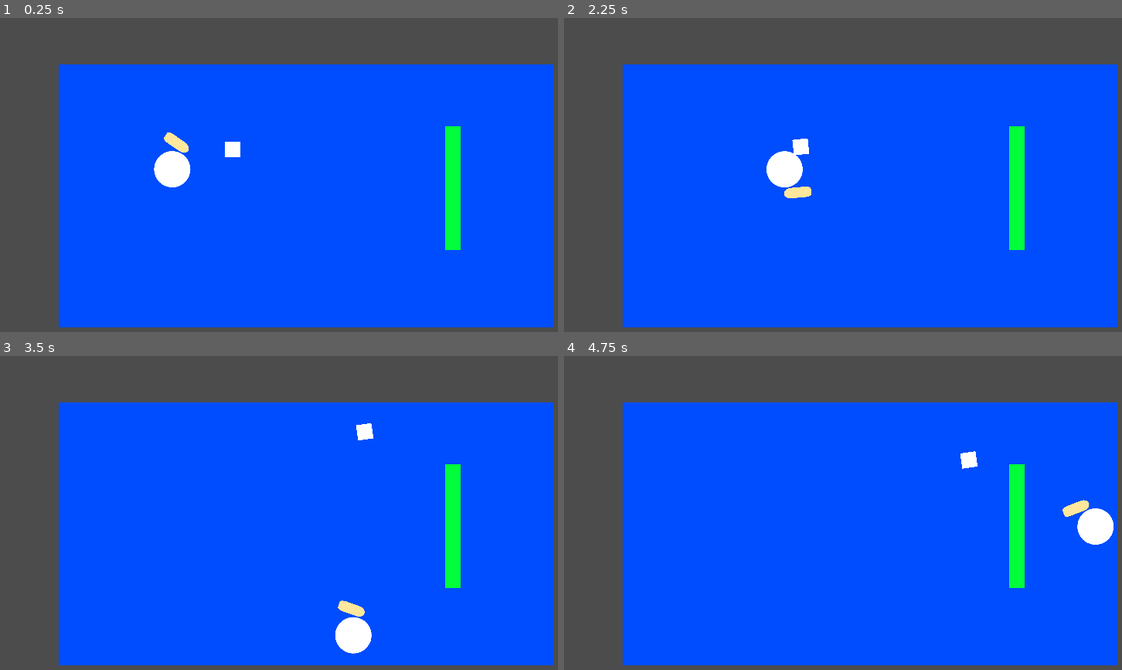
Above: before the commit, frames 1-4 (two rows, left to right).
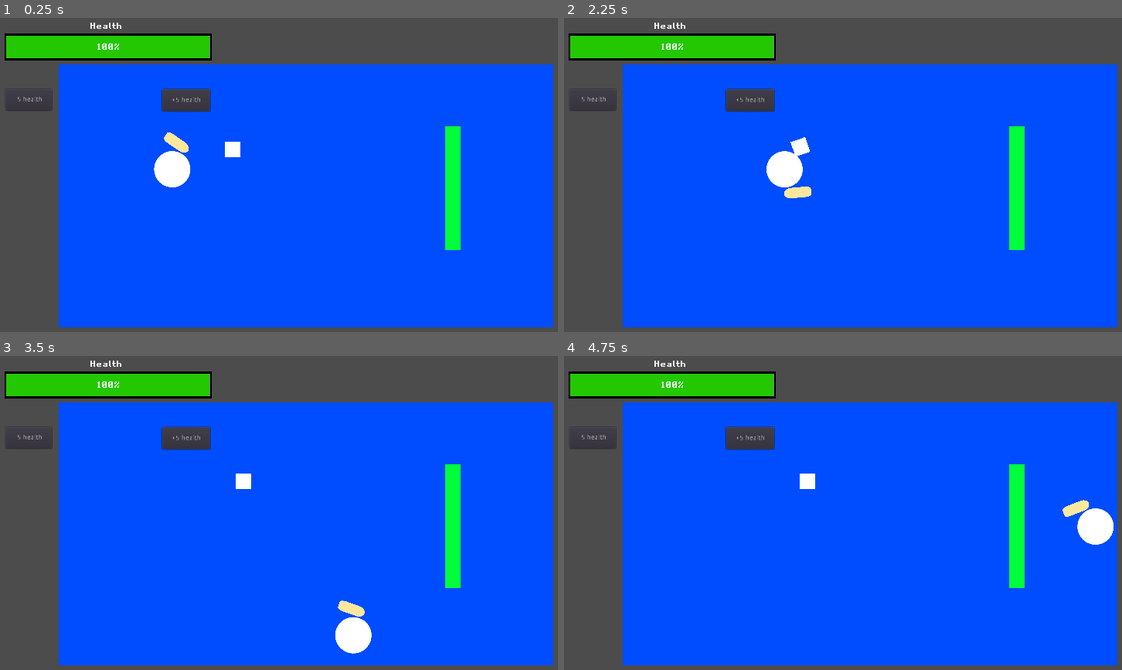
Above: after the commit, the same moments.

Repository: wet-floor/1501-final-project
Game: Godot game, scene res://testing/chloe/object_collisions_test.tscn
The game is run twice, just before and just after one commit, with the same random seed, the same clock (stepped at 60 frames per second) and the same inputs. This scene is started directly instead of the project's main scene.
Inputs (mouse positions are in pixels of both pictures, inside the frame that each line leads up to):
- Up to frame 1 (0.25 s): no input
- Up to frame 2 (2.25 s): click (591, 99) at 0.5 s, where only the run after the commit has a clickable "-5 health"; click (748, 99) at 1.25 s, where only the run after the commit has a clickable "+5 health"; tap Enter (ui_accept) at 2 s; move the mouse to (1004, 175) at 2.02 s; hold D (player_right) from 2.03 s (still down); tap Mouse wheel up (inv_left) at 2.1 s
- Up to frame 3 (3.5 s): tap Enter (ui_accept) at 2.27, 3.02 s; move the mouse to (184, 547) at 2.77 s; release D (player_right) at 2.78 s; hold S (player_down) from 2.78 s (still down); tap Mouse wheel down (inv_right) at 2.85 s
- Up to frame 4 (4.75 s): move the mouse to (932, 453) at 3.52 s; release S (player_down) at 3.53 s; press the mouse at (932, 453) at 3.53 s; hold D (player_right) 3.53-4.28 s; move the mouse to (837, 600) at 4.27 s; release the mouse at (837, 600) at 4.28 s; hold W (player_up) from 4.28 s (still down); right-click (837, 600) at 4.35 s; tap Enter (ui_accept) at 4.52 s

The runs differ from the first frame. In frame 1, 4.0% of the frame differs, in the area x 0-38%, y 1-31%; in frame 2, 4.0%; in frame 3, 4.3%, in the area x 0-67%, y 1-43%; in frame 4, 4.3%.

Commit message:
Some Optimizations

Diff:
--- a/testing/chloe/object.gd
+++ b/testing/chloe/object.gd
@@ -1,18 +1,19 @@
 extends RigidBody2D
 
-export (bool) var apply_gravity = false
+signal apply_damage(damage)
+
 export (bool) var breakable = false
 export (bool) var harmful = false
 
-export (float) var gravity = 9.81
+export (float) var gravity = 0
 export (float) var object_weight = 1
+
 export (Vector2) var velocity = Vector2(0, 1)
 
 enum {
-	FLOOR,
+	BOUNDARY,
 	FREE,
 	PLAYER,
-	WALL,
 }
 
 var current_state = FREE
@@ -22,25 +23,27 @@
 
 func _integrate_forces(state) -> void:
 	set_angular_velocity(0)
+
 	match current_state:
-		FLOOR:
-			floor_state(state)
+		BOUNDARY:
+			boundary_state(state)
 		FREE:
 			free_state(state)
 		PLAYER:
 			player_state(state)
-		WALL:
-			wall_state(state)
 
-func floor_state(state) -> void:
+func boundary_state(state) -> void:
+	# if breakable: queue free
 	pass
 
 func free_state(state) -> void:
-	if apply_gravity == true:
-		set_linear_velocity((velocity * gravity) / object_weight)
+	set_linear_velocity((velocity * gravity) / object_weight)
 
 func player_state(state) -> void:
 	pass
+	# if harmful and breakable: queue free, apply damage
+	# elif harmful: apply damage
+	# elif breakable: queue free
+	# else: gain player velocity for singular instant
 
-func wall_state(state) -> void:
-	pass
+# set state based on object entered
--- a/testing/chloe/object.tscn
+++ b/testing/chloe/object.tscn
@@ -7,6 +7,9 @@
 extents = Vector2( 16, 16 )
 
 [node name="RigidBody2D" type="RigidBody2D"]
+collision_mask = 0
+contacts_reported = 1
+contact_monitor = true
 angular_damp = 0.0
 script = ExtResource( 2 )
 
--- a/testing/chloe/object_collisions_test.tscn
+++ b/testing/chloe/object_collisions_test.tscn
@@ -1,23 +1,27 @@
-[gd_scene load_steps=6 format=2]
+[gd_scene load_steps=7 format=2]
 
 [ext_resource path="res://testing/hendry/tdPlayer.tscn" type="PackedScene" id=1]
 [ext_resource path="res://testing/chloe/collidable_tile.tscn" type="PackedScene" id=2]
 [ext_resource path="res://testing/chloe/uncollidable_tile.tscn" type="PackedScene" id=3]
 [ext_resource path="res://testing/chloe/bound_room.tscn" type="PackedScene" id=4]
 [ext_resource path="res://testing/chloe/object.tscn" type="PackedScene" id=5]
+[ext_resource path="res://testing/samuel/healthBar.tscn" type="PackedScene" id=6]
 
 [node name="Node2D" type="Node2D"]
 
 [node name="TileMap2" parent="." instance=ExtResource( 3 )]
-tile_data = PoolIntArray( -458720, 0, 0, 196612, 0, 0, 196613, 0, 0, 196614, 0, 0 …(7704 unchanged characters)…
+tile_data = PoolIntArray( 196612, 0, 0, 196613, 0, 0, 196614, 0, 0 …(7704 unchanged characters)…
 
 [node name="TileMap" parent="." instance=ExtResource( 2 )]
 tile_data = PoolIntArray( 458781, 0, 0, 524317, 0, 0, 589853, 0, 0, 655389, 0, 0, 720925, 0, 0, 786461, 0, 0, 851997, 0, 0, 917533, 0, 0 )
 
+[node name="Area2D" parent="." instance=ExtResource( 4 )]
+
 [node name="KinematicBody2D" parent="." instance=ExtResource( 1 )]
 position = Vector2( 363, 313 )
 
-[node name="Area2D" parent="." instance=ExtResource( 4 )]
-
 [node name="RigidBody2D" parent="." instance=ExtResource( 5 )]
 position = Vector2( 488, 272 )
+breakable = true
+
+[node name="healthBar" parent="." instance=ExtResource( 6 )]
